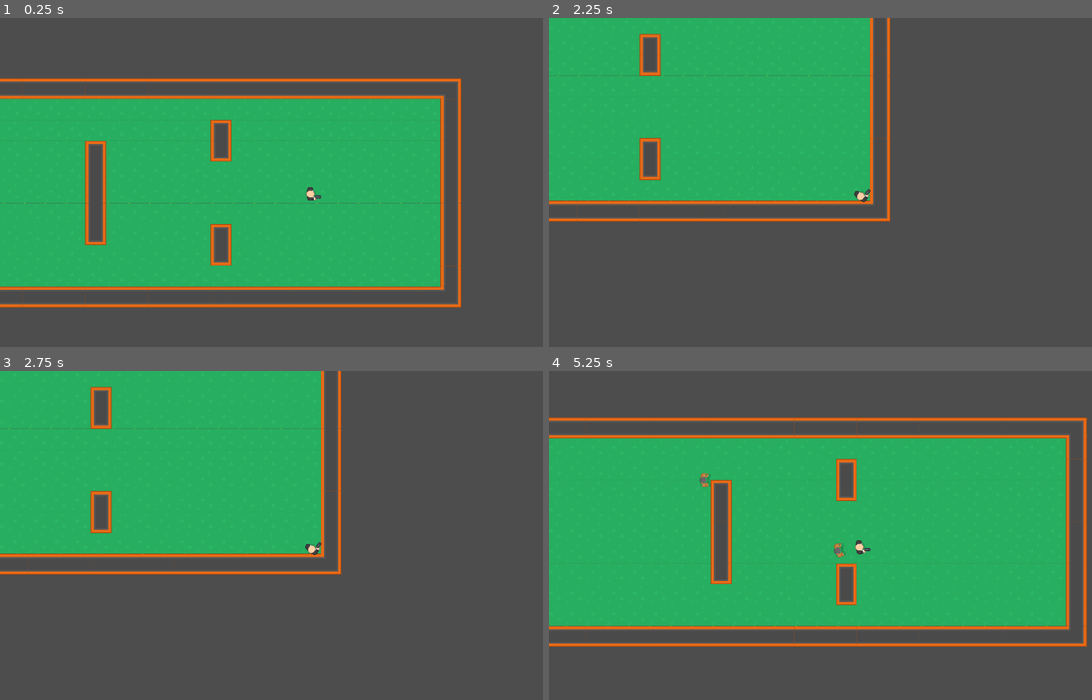
Above: before the commit, frames 1-4 (two rows, left to right).
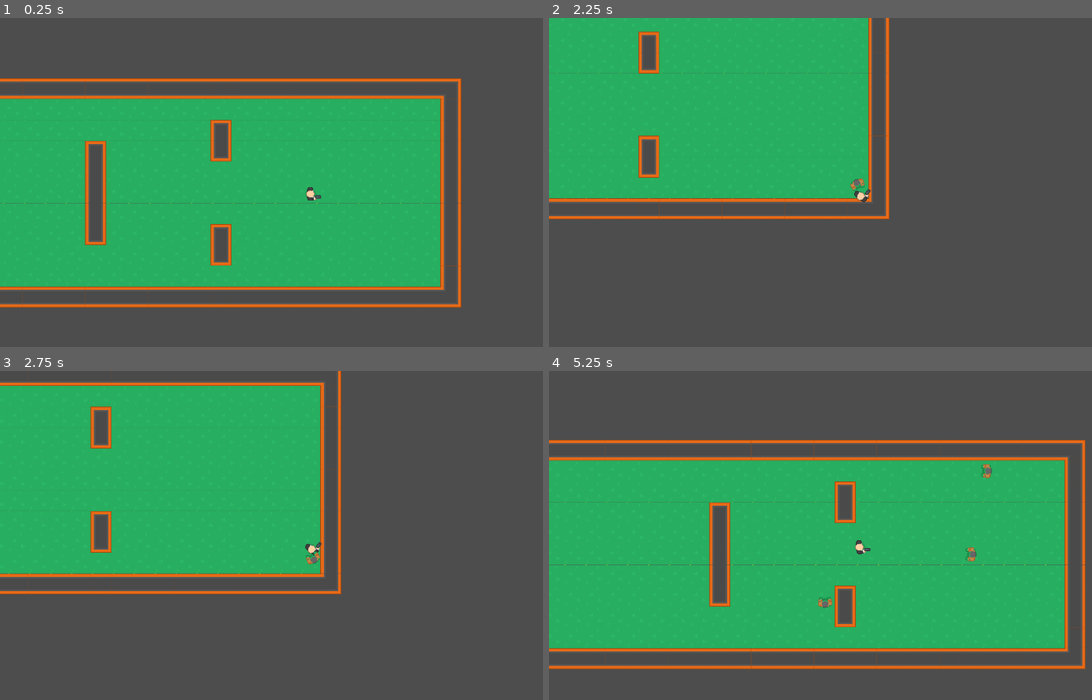
Above: after the commit, the same moments.

Repository: luuismrtn/desolation-zombie
Game: Godot game, scene res://Escenas/casa.tscn
Two runs of this game, one before a commit and one after it. Both use one fixed random seed, a clock stepped at 60 frames per second and the inputs below.
Inputs (mouse positions are in pixels of both pictures, inside the frame that each line leads up to):
- Up to frame 1 (0.25 s): no input
- Up to frame 2 (2.25 s): tap Enter at 0.5 s; move the mouse to (999, 175) at 0.52 s; hold D (right) 0.53-1.28 s; move the mouse to (739, 212) at 1.27 s; hold S (down) 1.28-2.03 s; move the mouse to (923, 116) at 2.02 s; hold D (right) from 2.03 s (still down)
- Up to frame 3 (2.75 s): keep holding D (right)
- Up to frame 4 (5.25 s): move the mouse to (831, 617) at 2.77 s; release D (right) at 2.78 s; hold W (up) 2.78-3.53 s; move the mouse to (1048, 598) at 3.52 s; hold A (left) 3.53-5.03 s; move the mouse to (673, 492) at 4.27 s; move the mouse to (896, 545) at 5.02 s; hold S (down) from 5.03 s (still down)

Frame 1 is identical in both runs. In frame 2, 3.6% of the frame differs, in the area x 0-63%, y 0-62%; in frame 3, 8.9%; in frame 4, 21%, in the area x 0-100%, y 14-91%.

Commit message:
Ahora los zombies spawneean desde puntos especificos

Diff:
--- a/Escenas/casa.tscn
+++ b/Escenas/casa.tscn
@@ -1,10 +1,9 @@
-[gd_scene load_steps=9 format=3 uid="uid://b72qke20s8cpe"]
+[gd_scene load_steps=8 format=3 uid="uid://b72qke20s8cpe"]
 
-[ext_resource type="PackedScene" uid="uid://nfef4utaex2p" path="res://Escenas/zombie.tscn" id="2_p76hq"]
 [ext_resource type="Script" path="res://Scripts/Camera2D.gd" id="3_1gexa"]
-[ext_resource type="Script" path="res://Scripts/zombie.gd" id="3_61hrs"]
 [ext_resource type="PackedScene" uid="uid://d07lovjii042w" path="res://Escenas/player.tscn" id="4_e7467"]
 [ext_resource type="Texture2D" uid="uid://cby0mmym01ero" path="res://Sprites/kenney_top-down-shooter/Tilesheet/tilesheet_complete.png" id="4_fws0j"]
+[ext_resource type="Script" path="res://Scripts/ZombieSpawner.gd" id="4_g6pxg"]
 
 [sub_resource type="NavigationPolygon" id="NavigationPolygon_b6xp5"]
 vertices = PackedVector2Array(32, 32, -32, 32, -32, -32, 32, -32)
@@ -1672,22 +1671,17 @@
 format = 2
 layer_0/tile_data = PackedInt32Array(-196622, 1, 4, 458738, 1, 5, -196621, 131073, 4, 458739, 131073, 4, -196620, 13107 …(4557 unchanged characters)…
 
-[node name="Zombie" parent="." instance=ExtResource("2_p76hq")]
-position = Vector2(-598, -3)
-collision_layer = 2
-collision_mask = 7
-script = ExtResource("3_61hrs")
-speed = 200
-
-[node name="Zombie2" parent="." instance=ExtResource("2_p76hq")]
-position = Vector2(-684, -160)
-collision_layer = 2
-collision_mask = 7
-script = ExtResource("3_61hrs")
-speed = 200
-
 [node name="Player" parent="." instance=ExtResource("4_e7467")]
 position = Vector2(433, 17)
 
+[node name="ZombieSpawner" type="Node2D" parent="."]
+script = ExtResource("4_g6pxg")
+
+[node name="Timer" type="Timer" parent="ZombieSpawner"]
+wait_time = 2.0
+autostart = true
+
 [node name="Camera2D" type="Camera2D" parent="."]
 script = ExtResource("3_1gexa")
+
+[connection signal="timeout" from="ZombieSpawner/Timer" to="ZombieSpawner" method="_on_timer_timeout"]
--- a/Escenas/player.tscn
+++ b/Escenas/player.tscn
@@ -1,14 +1,51 @@
 [gd_scene load_steps=4 format=3 uid="uid://d07lovjii042w"]
 
-[ext_resource type="Script" path="res://Scripts/Player.gd" id="1_7yliw"]
 [ext_resource type="Texture2D" uid="uid://nwb0a1vaxwtf" path="res://Sprites/kenney_top-down-shooter/PNG/Hitman 1/hitman1_gun.png" id="2_o55cn"]
+
+[sub_resource type="GDScript" id="GDScript_r63pk"]
+script/source = "extends CharacterBody2D
+
+@export var speed = 400
+
+func get_input(delta):
+	var move_dir = Vector2()
+
+	if Input.is_action_pressed(\"left\"):
+		move_dir.x -= 1
+
+	if Input.is_action_pressed(\"right\"):
+		move_dir.x += 1
+
+	if Input.is_action_pressed(\"up\"):
+		move_dir.y -= 1
+
+	if Input.is_action_pressed(\"down\"):
+		move_dir.y += 1
+
+	move_dir = move_dir.normalized()
+	position += move_dir * speed * delta
+
+func get_rotation_camera():
+	var mouse_position = get_global_mouse_position()
+
+	var direction_to_mouse = (mouse_position - global_position).normalized()
+
+	var angle_to_mouse = direction_to_mouse.angle()
+
+	rotation = angle_to_mouse
+
+func _physics_process(delta):
+	get_input(delta)
+	get_rotation_camera()
+	move_and_collide(velocity * delta)
+"
 
 [sub_resource type="CircleShape2D" id="CircleShape2D_fr8lq"]
 radius = 22.0
 
 [node name="Player" type="CharacterBody2D"]
 collision_mask = 6
-script = ExtResource("1_7yliw")
+script = SubResource("GDScript_r63pk")
 
 [node name="PlayerSkin" type="Sprite2D" parent="."]
 texture = ExtResource("2_o55cn")
--- a/Escenas/zombie.tscn
+++ b/Escenas/zombie.tscn
@@ -1,14 +1,15 @@
 [gd_scene load_steps=4 format=3 uid="uid://nfef4utaex2p"]
 
-[ext_resource type="Script" path="res://Scripts/Player.gd" id="1_f4r12"]
+[ext_resource type="Script" path="res://Scripts/Zombie.gd" id="1_8pbgr"]
 [ext_resource type="Texture2D" uid="uid://brlbfj5ebjr11" path="res://Sprites/kenney_top-down-shooter/PNG/Zombie 1/zoimbie1_hold.png" id="2_m0tp5"]
 
 [sub_resource type="CircleShape2D" id="CircleShape2D_ksi1s"]
 radius = 16.0078
 
 [node name="Zombie" type="CharacterBody2D"]
+collision_layer = 2
 collision_mask = 6
-script = ExtResource("1_f4r12")
+script = ExtResource("1_8pbgr")
 
 [node name="ZombieSkin" type="Sprite2D" parent="."]
 texture = ExtResource("2_m0tp5")
@@ -18,3 +19,4 @@
 shape = SubResource("CircleShape2D_ksi1s")
 
 [node name="NavigationAgent2D" type="NavigationAgent2D" parent="."]
+path_postprocessing = 1
--- /dev/null
+++ b/Scripts/ZombieSpawner.gd
@@ -0,0 +1,22 @@
+extends Node2D
+
+const zombie_scene = preload("res://Escenas/zombie.tscn")
+
+var spawnPoints = [[-810, -240], [810, -240], [810, 240], [-810, 240]]
+
+var random = RandomNumberGenerator.new()
+
+func _ready():
+	random.randomize()
+	spawn_zombie()
+
+func spawn_zombie():
+	var random_spawnpoint = random.randi_range(0, spawnPoints.size() - 1)
+	var spawn_position = spawnPoints[random_spawnpoint]
+
+	var zombie_instance = zombie_scene.instantiate()
+	zombie_instance.position = Vector2(spawn_position[0], spawn_position[1])
+	add_child(zombie_instance)
+
+func _on_timer_timeout():
+	spawn_zombie()
--- a/Scripts/zombie.gd
+++ b/Scripts/zombie.gd
@@ -8,7 +8,8 @@
 var objetivo
 
 func _ready():
-	objetivo = get_node("../Player")
+	objetivo = get_tree().root.get_node("/root/Casa/Player")
+
 
 func _physics_process(delta):
 	var direction = Vector2()
--- a/project.godot
+++ b/project.godot
@@ -50,5 +50,7 @@
 [layer_names]
 
 2d_physics/layer_1="player"
+2d_navigation/layer_1="Casa"
 2d_physics/layer_2="enemies"
+2d_navigation/layer_2="Out"
 2d_physics/layer_3="wall"
